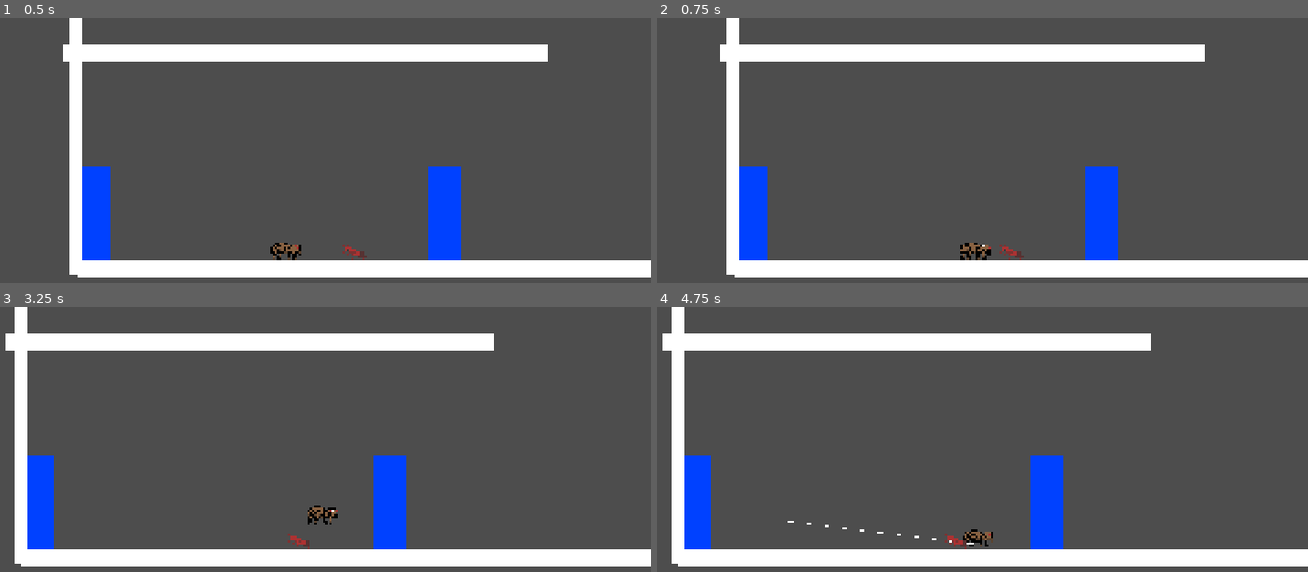
Above: before the commit, frames 1-4 (two rows, left to right).
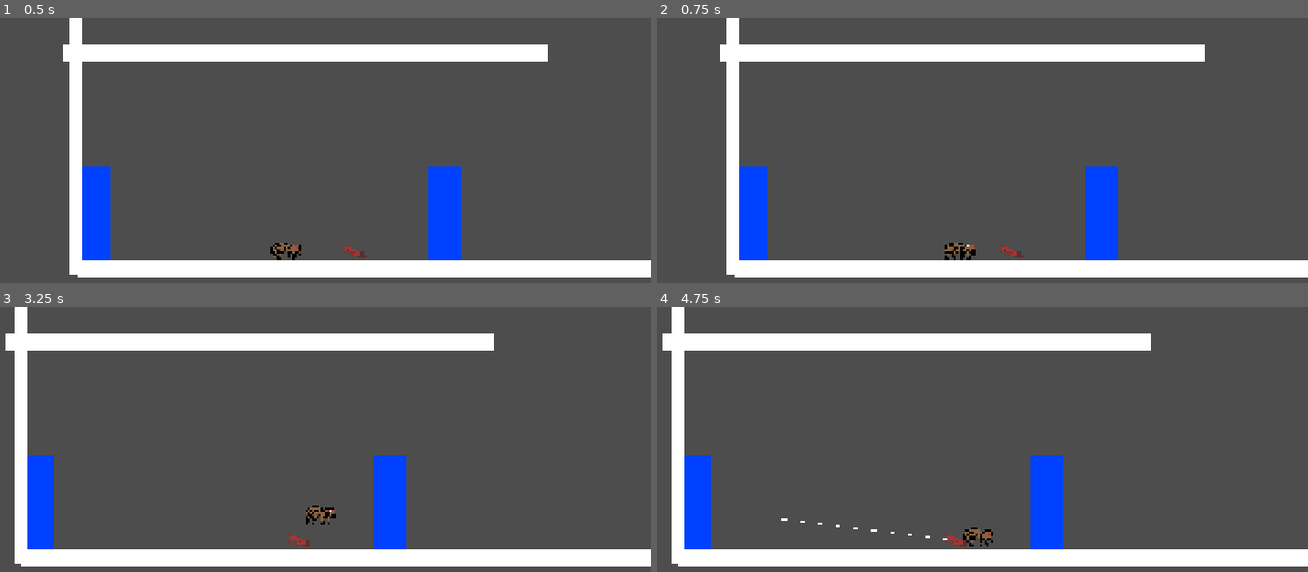
Above: after the commit, the same moments.

Repository: KaileyCo/godotSpiderProject
Game: Godot game, scene res://scenes/scene_one.tscn
Same seed, same stepped clock (60 frames per second), same inputs: the game is played once before the commit and once after it.
Inputs (mouse positions are in pixels of both pictures, inside the frame that each line leads up to):
- Up to frame 1 (0.5 s): no input
- Up to frame 2 (0.75 s): tap Enter at 0.5 s; move the mouse to (1106, 203) at 0.52 s; hold D (move_right) from 0.53 s (still down); click (1106, 203) at 0.6 s
- Up to frame 3 (3.25 s): tap Space (jump) at 0.77, 1.52, 3.02 s; tap Alt (grapple) at 0.8, 1.35 s; move the mouse to (136, 532) at 1.27 s; tap Ctrl (grapple2) at 1.55, 2.1 s; move the mouse to (358, 420) at 2.02 s; release D (move_right) at 2.03 s; hold A (move_left) 2.03-2.78 s; tap Shift (shift) at 2.3, 2.85 s; move the mouse to (outside the picture) at 2.77 s; hold D (move_right) from 2.78 s (still down); click (outside the picture) at 3.05 s
- Up to frame 4 (4.75 s): move the mouse to (outside the picture) at 3.52 s; click (outside the picture) at 3.6 s; tap Space (jump) at 3.77, 4.25, 4.52 s; tap Alt (grapple) at 3.8, 4.35 s; move the mouse to (722, 450) at 4.27 s; release D (move_right) at 4.28 s; hold A (move_left) from 4.28 s (still down); tap Ctrl (grapple2) at 4.55 s

Frame 1 is identical in both runs. In frame 2, 0.3% of the frame differs, in the area x 44-52%, y 84-92%; in frame 3, 0.2%; in frame 4, 0.2%.

Commit message:
Update player_2d.gd
Grapple Retract (Gonzalo's code)

Diff:
--- a/player/player_2d.gd
+++ b/player/player_2d.gd
@@ -35,12 +35,7 @@
 const SWING_INPUT_ACCELERATION = 800.0
 const SWING_MAX_SPEED = 1200.0
 
-enum GrappleState {IDLE,FIRING,PULLING,SWINGING}
-
-##Attack Variables##
-const DASH_DURATION_ATT = 0.10
-#is the character attacking
-var is_attacking = false
+enum GrappleState {IDLE,FIRING,RETRACTING,PULLING,SWINGING}
 
 # Initialized player values
 var facing_direction: float = 1.0 # Direction player faces (-1: left and 1: right)
@@ -58,6 +53,7 @@
 @onready var grapple_rope: Line2D = $GrappleRope
 
 var grapple_state: int = GrappleState.IDLE
+var grapple_found_target: bool = false
 var grapple_hit_point: Vector2
 var grapple_destination: Vector2
 var hook_position: Vector2
@@ -76,11 +72,6 @@
 	# You can only dash once in the air, resets on floor
 	if is_on_floor():
 		air_dash_available = true
-
-	if Input.is_action_just_pressed("Attack") and !is_attacking:
-		handle_bite(true)
-	if is_attacking:
-		handle_bite(false)
 
 	# Count down the wall-jump control delay.
 	if wall_jump_control_time > 0:
@@ -103,6 +94,10 @@
 	# Move the hook while it is being fired.
 	if grapple_state == GrappleState.FIRING:
 		handle_grapple_shot(delta)
+
+	# Bring back a grapple that missed.
+	elif grapple_state == GrappleState.RETRACTING:
+		handle_grapple_retraction(delta)
 
 	# Attempt to begin a dash.
 	if Input.is_action_just_pressed("shift"):
@@ -238,21 +233,6 @@
 	if not is_on_floor():
 		air_dash_available = false
 
-#bite attack
-func handle_bite(delta: float) -> void:
-	is_attacking = true
-	velocity.x = facing_direction * DASH_SPEED
-	await get_tree().create_timer(DASH_DURATION_ATT).timeout
-
-	var overlapping_objects = $attack_area.get_overlapping_areas()
-	for area in overlapping_objects:
-		var parent = area.get_parent()
-		print(parent.name)
-		parent.queue_free()
-
-	velocity.x = 0
-	is_attacking = false
-
 func try_start_grapple(should_pull: bool) -> void:
 	# Gets direction based on movement inputs
 	var aim_direction := Input.get_vector(
@@ -277,43 +257,83 @@
 
 	grapple_ray.force_raycast_update()
 
-	if not grapple_ray.is_colliding():
-		return
-
 	grapple_should_pull = should_pull
 
-	grapple_hit_point = grapple_ray.get_collision_point()
-
-	var surface_normal := grapple_ray.get_collision_normal()
-
-	grapple_destination = (
-	grapple_hit_point
-	+ surface_normal * GRAPPLE_SURFACE_OFFSET
-	- grapple_origin_offset
-	)
-
+	# Remember whether the ray found a grapple surface.
+	grapple_found_target = grapple_ray.is_colliding()
+
+	if grapple_found_target:
+		# The grapple will travel toward the collision point.
+		grapple_hit_point = grapple_ray.get_collision_point()
+
+		var surface_normal := grapple_ray.get_collision_normal()
+
+		grapple_destination = (
+			grapple_hit_point
+			+ surface_normal * GRAPPLE_SURFACE_OFFSET
+			- grapple_origin_offset
+		)
+	else:
+		# Nothing was hit, so use the end of the RayCast2D
+		# as the grapple's visual destination.
+		grapple_hit_point = grapple_ray.to_global(
+			grapple_ray.target_position
+		)
+
+	# Start the hook at the player in both cases.
 	hook_position = grapple_origin.global_position
 	grapple_state = GrappleState.FIRING
 	grapple_rope.show()
 
 func handle_grapple_shot(delta: float) -> void:
+	# Move the end of the grapple toward either:
+	# - the collision point, or
+	# - the maximum-distance point if it missed.
 	hook_position = hook_position.move_toward(
 		grapple_hit_point,
 		GRAPPLE_HOOK_SPEED * delta
 	)
 
-	if hook_position.distance_to(grapple_hit_point) <= 1.0:
-		hook_position = grapple_hit_point
+	# Wait until the hook reaches its destination.
+	if hook_position.distance_to(grapple_hit_point) > 1.0:
+		return
+
+	hook_position = grapple_hit_point
+
+	if grapple_found_target:
+		# The hook connected, so cancel any active dash.
 		dash_time_remaining = 0.0
+
+		# Store the rope length when swinging begins.
+		grapple_rope_length = (
+			grapple_origin.global_position.distance_to(
+				grapple_hit_point
+			)
+		)
 
 		if grapple_should_pull:
 			grapple_state = GrappleState.PULLING
 		else:
 			grapple_state = GrappleState.SWINGING
-
-	grapple_rope_length = grapple_origin.global_position.distance_to(
-		grapple_hit_point
-	)
+	else:
+		# The grapple reached maximum distance without
+		# finding anything, so begin bringing it back.
+		grapple_state = GrappleState.RETRACTING
+
+func handle_grapple_retraction(delta: float) -> void:
+	# The player may move while the hook is retracting,
+	# so get the player's current grapple origin each frame.
+	var return_position := grapple_origin.global_position
+
+	# Bring the loose end of the grapple back toward the player.
+	hook_position = hook_position.move_toward(
+		return_position,
+		GRAPPLE_HOOK_SPEED * delta
+	)
+
+	# Once it is close enough, completely stop and hide it.
+	if hook_position.distance_to(return_position) <= 1.0:
+		stop_grapple(true)
 
 func handle_grapple_pull() -> void:
 	var distance_to_destination := global_position.distance_to(
